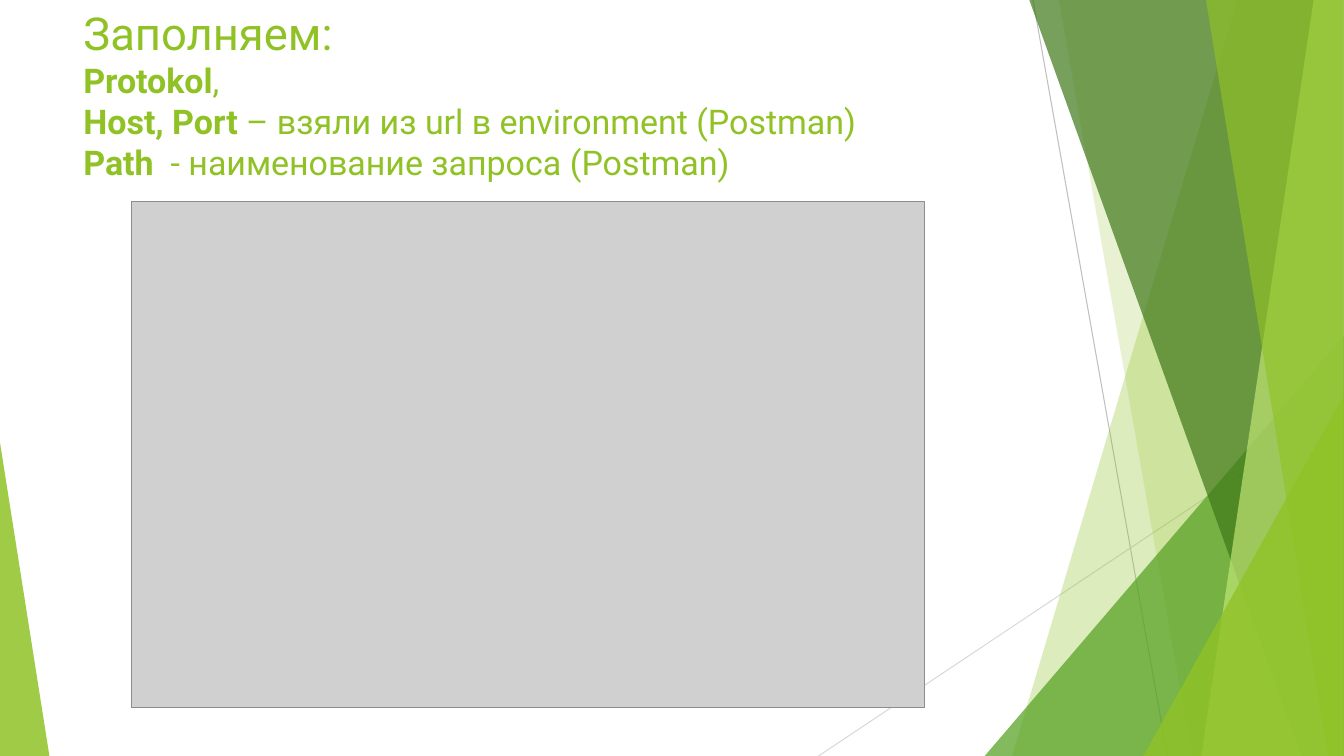
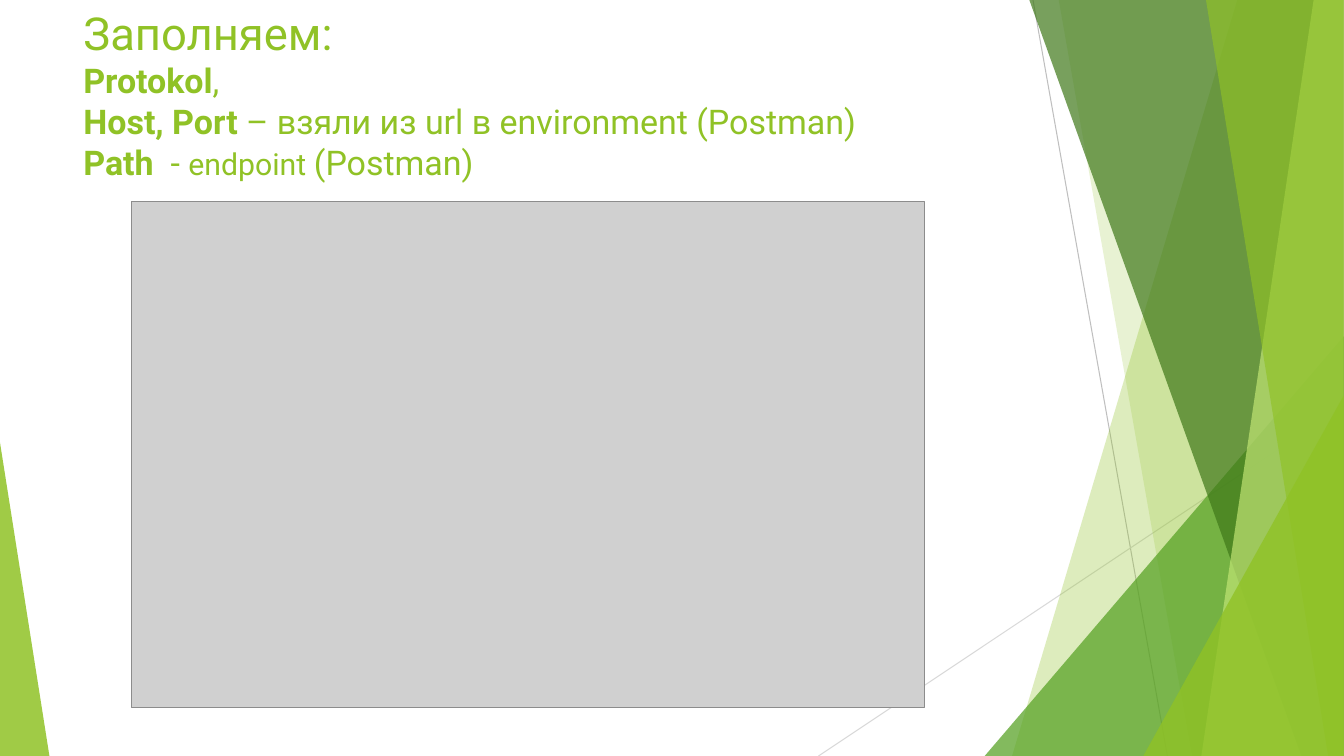
Before and after one commit to IrKoshel/My_experience, a slide deck: slide 12 of 5.1 My_Task_Charles_rewrite_modification.pptx. Drawn at 1344x756 pixels with LibreOffice and Linux fonts; fonts in the diff are those of the drawing; grey boxes stand for pictures. Boxes give left, top, right and bottom in pixels: in the first picture for what was removed or moved away, otherwise in the second. Text is boxed around its words. In the diff, an @@ line names an element or a change of style, - is before the commit and + after.

```diff
--- a/5.1 My_Task_Charles_rewrite_modification.pptx
+++ b/5.1 My_Task_Charles_rewrite_modification.pptx
@@ title at (83, 17, 856, 183): text changed @@
-Заполняем:
-Protokol,
-Host, Port – взяли из url в environment (Postman)
-Path - наименование запроса (Postman)
+Заполняем:
+Protokol,
+Host, Port – взяли из url в environment (Postman)
+Path - endpoint (Postman)
```
Also in this commit, not shown: 1 other file.
